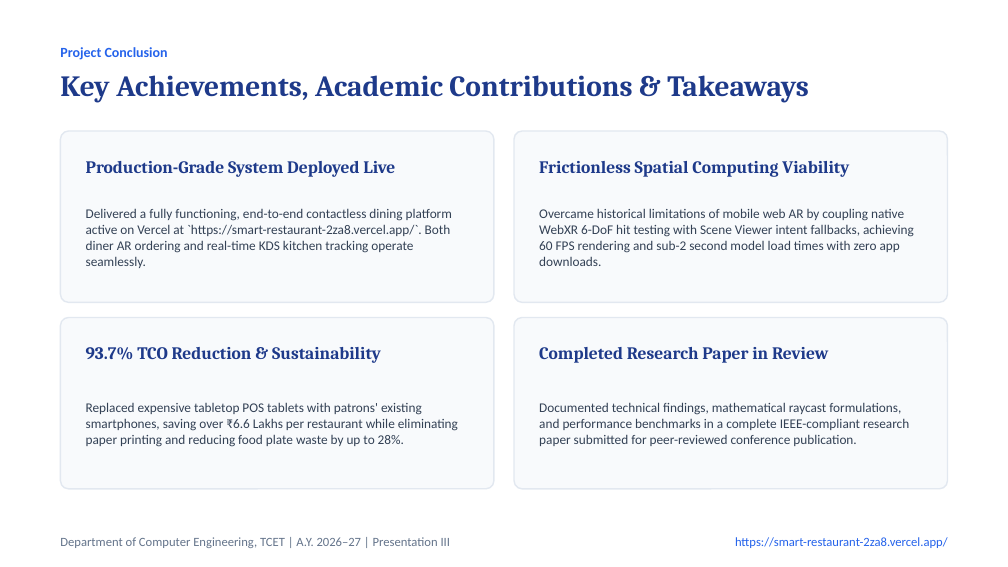
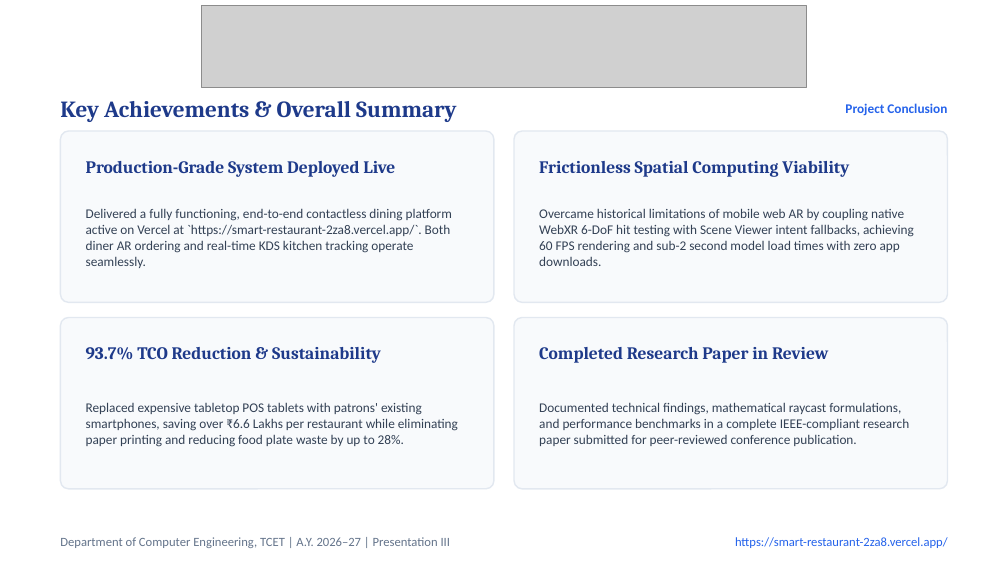
Before and after one commit to MANAV0060/Smart-Restaurant, a slide deck: slide 18 of Smart_Restaurant_Presentation_III.pptx. Drawn at 1008x567 pixels with LibreOffice and Linux fonts; fonts in the diff are those of the drawing; grey boxes stand for pictures. Boxes give left, top, right and bottom in pixels: in the first picture for what was removed or moved away, otherwise in the second. Text is boxed around its words. In the diff, an @@ line names an element or a change of style, - is before the commit and + after.

```diff
--- a/Smart_Restaurant_Presentation_III.pptx
+++ b/Smart_Restaurant_Presentation_III.pptx
@@ picture added at (202, 5, 806, 88) @@
@@ text removed at (60, 75, 809, 103) @@
-Key Achievements, Academic Contributions & Takeaways
@@ text added at (60, 101, 456, 122), 16.5 pt, text #1E3A8A, bold @@
+Key Achievements & Overall Summary
@@ text "Project Conclusion": place and size @@
-text "Project Conclusion" at (60, 47, 168, 60)
+text "Project Conclusion" at (845, 103, 947, 116)
@@ text "Project Conclusion" at (845, 103, 947, 116): size 10 to 9.5 pt; alignment left to right @@
```
Also in this commit, not shown: 19 other slides changed, 2 other files.
